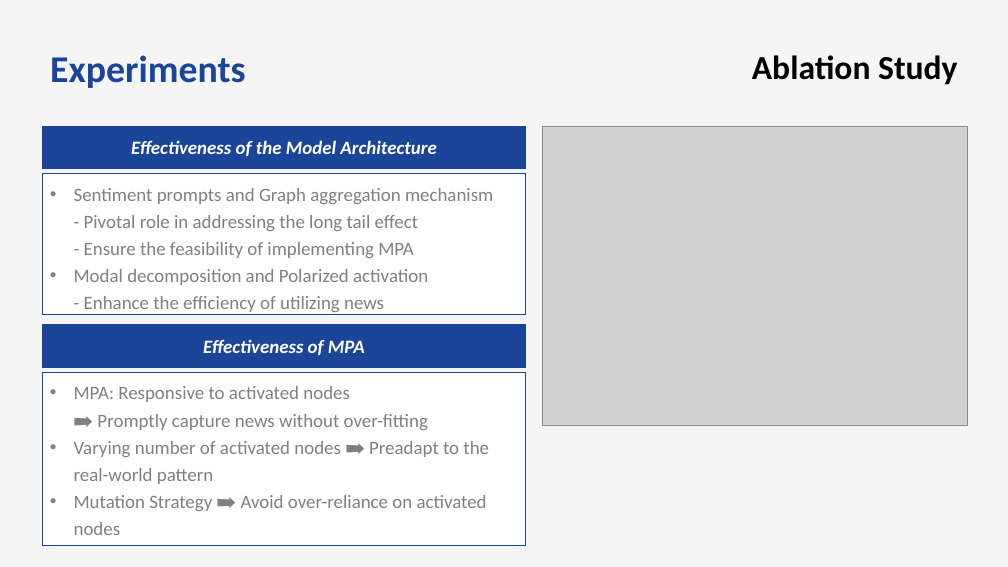
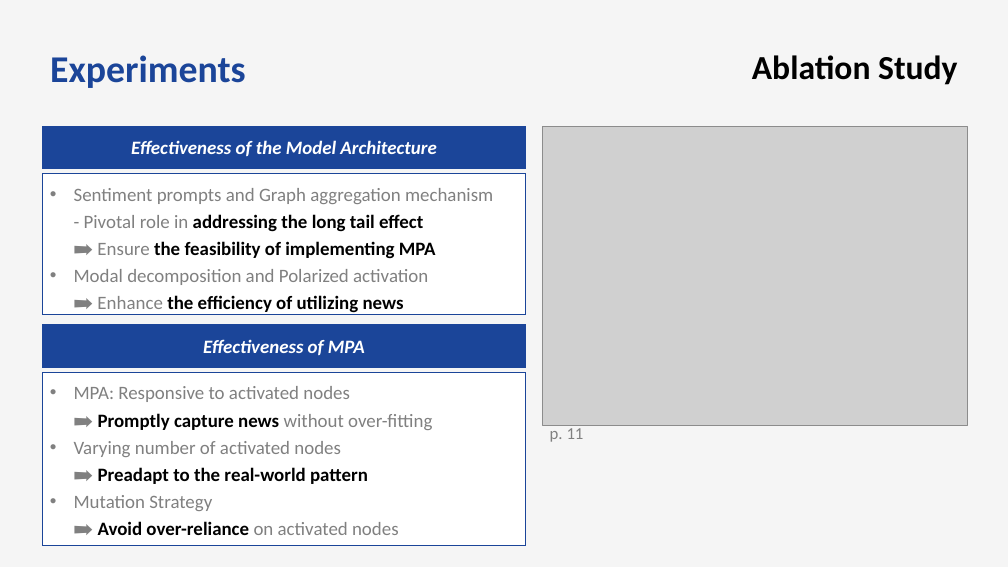
Before and after one commit to bts1991/study, a slide deck: slide 30 of 논문 Review/Others/paper_review.pptx. Drawn at 1008x567 pixels with LibreOffice and Linux fonts; fonts in the diff are those of the drawing; grey boxes stand for pictures. Boxes give left, top, right and bottom in pixels: in the first picture for what was removed or moved away, otherwise in the second. Text is boxed around its words. In the diff, an @@ line names an element or a change of style, - is before the commit and + after.

```diff
--- a/논문 Review/Others/paper_review.pptx
+++ b/논문 Review/Others/paper_review.pptx
@@ text in rectangle at [74, 188, 493, 315]: text changed @@
-• Sentiment prompts and Graph aggregation mechanism
-  - Pivotal role in addressing the long tail effect
-  - Ensure the feasibility of implementing MPA
-• Modal decomposition and Polarized activation
-  - Enhance the efficiency of utilizing news
+• Sentiment prompts and Graph aggregation mechanism
+  - Pivotal role in addressing the long tail effect
+  ➡️ Ensure the feasibility of implementing MPA
+• Modal decomposition and Polarized activation
+  ➡️ Enhance the efficiency of utilizing news
@@ rectangle "MPA: Responsive to activated nodes ..." at [42, 373, 526, 545]: text colour #808080 to #000000, bold on in "Promptly capture news", "Preadapt to the real-world pattern", "Avoid over-reliance" @@
@@ text added at [550, 425, 584, 442], 16 pt, text #808080 @@
+p. 11
```
Also in this commit, not shown: 19 other slides changed, 1 slide added.
